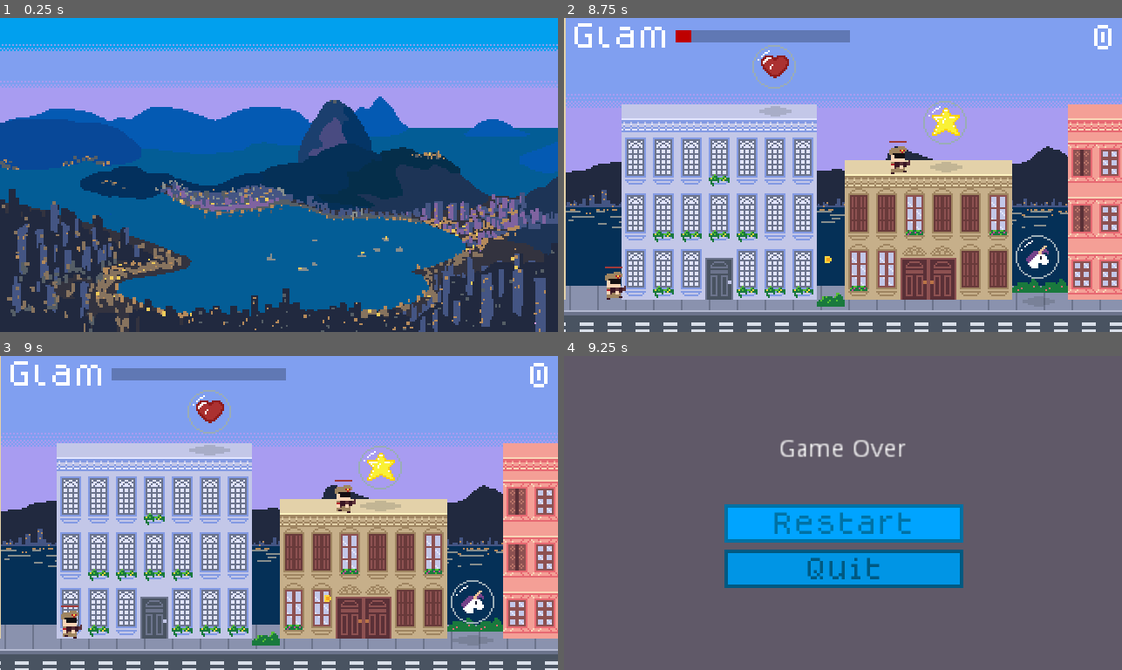
Above: before the commit, frames 1-4 (two rows, left to right).
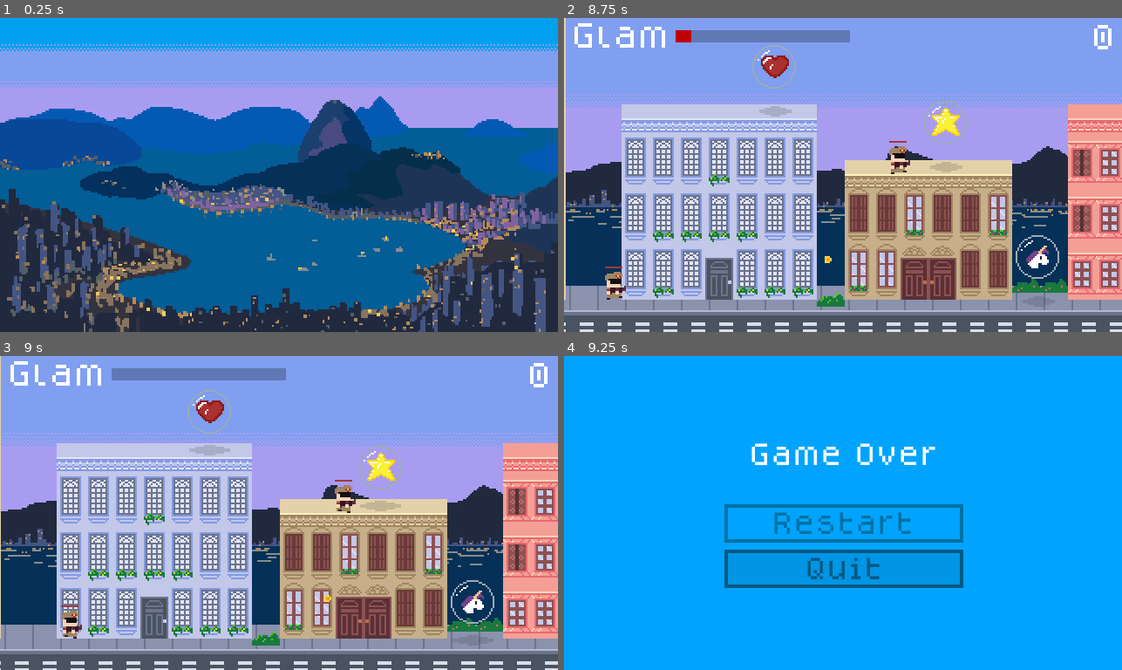
Above: after the commit, the same moments.

Repository: hamiltonromualdo/bring-ur-glam
Game: Godot game, scene res://src/UserInterface/TitleScreen.tscn
Same seed, same stepped clock (60 frames per second), same inputs: the game is played once before the commit and once after it. Sound files missing from this copy of the repository are replaced by a short silence.
Inputs (mouse positions are in pixels of both pictures, inside the frame that each line leads up to):
- Up to frame 1 (0.25 s): no input
- Up to frame 2 (8.75 s): tap Enter at 0.5 s; move the mouse to (965, 159) at 0.52 s; hold Right (ui_right) 0.53-2.03 s; tap Space at 1.25 s; move the mouse to (731, 190) at 1.27 s; move the mouse to (898, 105) at 2.02 s; hold Left (ui_left) 2.03-2.78 s; move the mouse to (815, 237) at 2.77 s; hold Right (ui_right) 2.78-4.28 s; move the mouse to (1010, 222) at 3.52 s; move the mouse to (675, 127) at 4.27 s; hold Left (ui_left) 4.28-5.03 s; move the mouse to (870, 175) at 5.02 s; hold Right (ui_right) 5.03-5.78 s; move the mouse to (759, 96) at 5.77 s; hold Left (ui_left) 5.78-6.5 s; click "Play" at 6.5 s; click "Play" at 7.25 s; move the mouse to (965, 159) at 8.02 s; hold Left (ui_left) from 8.03 s (still down)
- Up to frame 3 (9 s): move the mouse to (167, 528) at 8.77 s; release Left (ui_left) at 8.78 s; hold Right (ui_right) from 8.78 s (still down)
- Up to frame 4 (9.25 s): keep holding Right (ui_right)

Frames 1-3 are identical in both runs. In frame 4, 90% of the frame differs, in the area x 0-100%, y 0-100%.

Commit message:
Make game over text pixelated

Diff:
--- a/bring_ur_glam/assets/ui/flat_pixel_theme.tres
+++ b/bring_ur_glam/assets/ui/flat_pixel_theme.tres
@@ -44,6 +44,12 @@
 border_width_bottom = 2
 border_color = Color( 0, 0.270588, 0.396078, 1 )
 
+[sub_resource type="DynamicFont" id=10]
+size = 14
+extra_spacing_top = 3
+extra_spacing_bottom = 4
+font_data = ExtResource( 2 )
+
 [sub_resource type="DynamicFontData" id=7]
 font_path = "res://assets/fonts/UbuntuMono-Regular.ttf"
 
@@ -54,7 +60,11 @@
 font_data = ExtResource( 2 )
 fallback/0 = SubResource( 7 )
 
+[sub_resource type="DynamicFont" id=11]
+font_data = ExtResource( 2 )
+
 [resource]
+default_font = SubResource( 11 )
 Button/colors/font_color = Color( 0, 0.352941, 0.509804, 1 )
 Button/colors/font_color_focus = Color( 0, 0.447059, 0.647059, 1 )
 Button/colors/font_color_hover = Color( 0, 0.447059, 0.647059, 1 )
@@ -64,5 +74,6 @@
 Button/styles/hover = SubResource( 3 )
 Button/styles/normal = SubResource( 1 )
 Button/styles/pressed = SubResource( 4 )
+Label/fonts/font = SubResource( 10 )
 RichTextLabel/colors/default_color = Color( 0, 0.352941, 0.509804, 1 )
 RichTextLabel/fonts/normal_font = SubResource( 8 )
--- a/bring_ur_glam/src/UserInterface/GameOverScreen.tscn
+++ b/bring_ur_glam/src/UserInterface/GameOverScreen.tscn
@@ -9,6 +9,7 @@
 [node name="GameOverScreen" type="Control"]
 anchor_right = 1.0
 anchor_bottom = 1.0
+theme = ExtResource( 7 )
 script = ExtResource( 2 )
 __meta__ = {
 "_edit_use_anchors_": false
@@ -18,7 +19,7 @@
 anchor_right = 1.0
 anchor_bottom = 1.0
 theme = ExtResource( 7 )
-color = Color( 0.741176, 0.576471, 0.905882, 0.180392 )
+color = Color( 0, 0.647059, 1, 1 )
 __meta__ = {
 "_edit_use_anchors_": false
 }
Not shown: 1 places in bring_ur_glam/assets/ui/flat_pixel_theme.tres that only renumber resources
